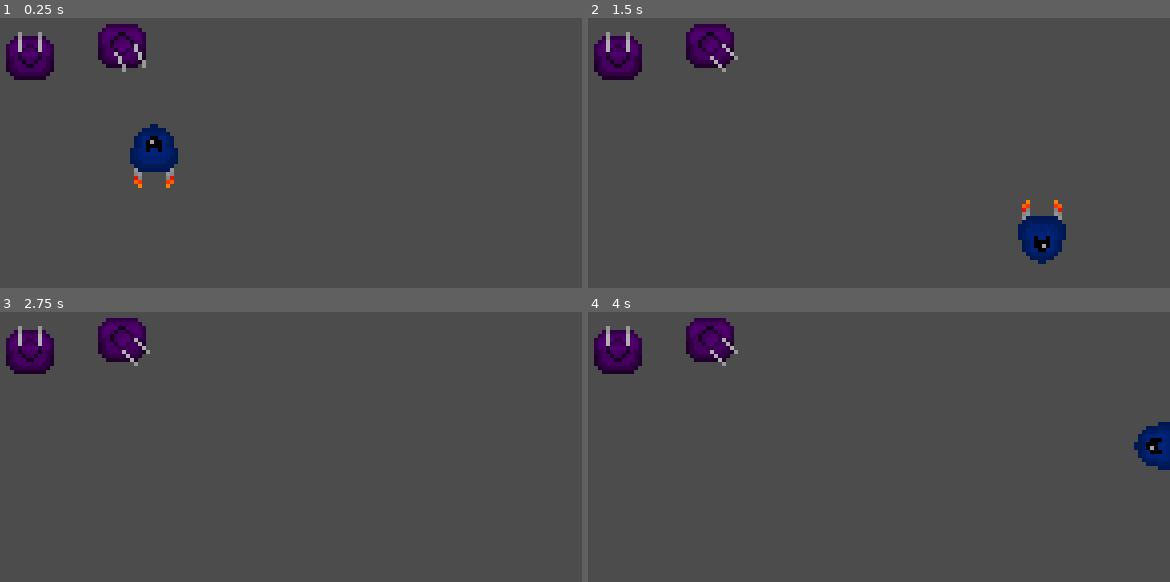
Above: before the commit, frames 1-4 (two rows, left to right).
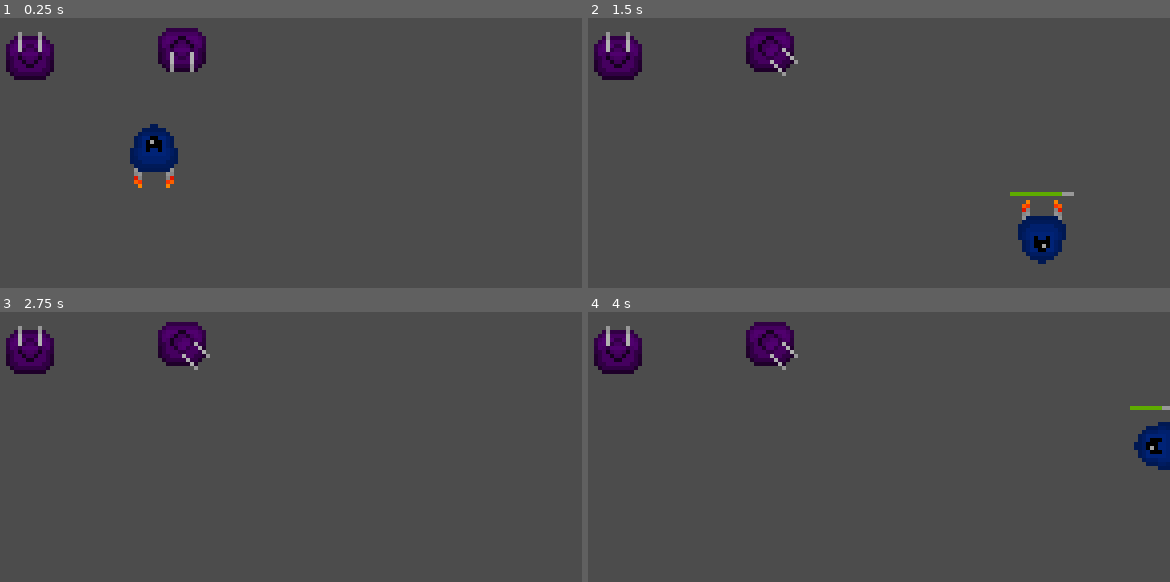
Above: after the commit, the same moments.

Repository: horenso/DefenseGame
Game: Godot game, scene res://Tests/Follow_movment.tscn
The game is run twice, just before and just after one commit, with the same random seed, the same clock (stepped at 60 frames per second) and the same inputs.
Inputs:
- Up to frame 1 (0.25 s): no input
- Up to frame 2 (1.5 s): hold Right (ui_right) 0.53-1.28 s; tap Y (Y) at 0.6, 1.35 s; hold Down (ui_down) from 1.28 s (still down)
- Up to frame 3 (2.75 s): tap Enter at 2 s; release Down (ui_down) at 2.03 s; hold Right (ui_right) from 2.03 s (still down); tap Y (Y) at 2.1 s
- Up to frame 4 (4 s): tap Space at 2.75 s; release Right (ui_right) at 2.78 s; hold Up (ui_up) 2.78-3.53 s; tap Y (Y) at 2.85, 3.6 s; tap Enter at 3.5 s; hold Left (ui_left) from 3.53 s (still down)

The runs differ from the first frame. In frame 1, 2.5% of the frame differs, in the area x 16-36%, y 2-20%; in frame 2, 2.6%, in the area x 16-84%, y 2-66%; in frame 3, 2.5%; in frame 4, 2.6%.

Commit message:
Healthbar works again

Diff:
--- a/Scenes/Enemy.tscn
+++ b/Scenes/Enemy.tscn
@@ -1,7 +1,8 @@
-[gd_scene load_steps=6 format=2]
+[gd_scene load_steps=7 format=2]
 
 [ext_resource path="res://Scripts/Enemy.gd" type="Script" id=1]
-[ext_resource path="res://Art/Enemies/Rocketship.png" type="Texture" id=2]
+[ext_resource path="res://Scenes/Enemy_Healthbar.tscn" type="PackedScene" id=2]
+[ext_resource path="res://Art/Enemies/Rocketship.png" type="Texture" id=3]
 
 [sub_resource type="CapsuleShape2D" id=1]
 radius = 6.0
@@ -42,16 +43,22 @@
 collision_layer = 2
 collision_mask = 0
 script = ExtResource( 1 )
+__meta__ = {
+"_edit_group_": true
+}
+
+[node name="Healthbar" parent="." instance=ExtResource( 2 )]
 
 [node name="CollisionShape2D" type="CollisionShape2D" parent="."]
 shape = SubResource( 1 )
 
 [node name="Rocketship" type="Sprite" parent="."]
 position = Vector2( 0, 0.2 )
-texture = ExtResource( 2 )
+texture = ExtResource( 3 )
 hframes = 3
 frame = 1
 
 [node name="AnimationPlayer" type="AnimationPlayer" parent="Rocketship"]
 anims/Idle = SubResource( 2 )
 anims/fire = SubResource( 3 )
+[connection signal="health_changed" from="." to="Healthbar" method="_update_healthbar"]
--- /dev/null
+++ b/Scenes/Enemy_Healthbar.tscn
@@ -0,0 +1,18 @@
+[gd_scene load_steps=4 format=2]
+
+[ext_resource path="res://Scripts/Enemy_Healthbar.gd" type="Script" id=1]
+[ext_resource path="res://Art/Enemies/Progressbar_empty.png" type="Texture" id=2]
+[ext_resource path="res://Art/Enemies/Progressbar_full.png" type="Texture" id=3]
+
+[node name="Enemy_Healthbar" type="Node2D"]
+script = ExtResource( 1 )
+
+[node name="ProgressBar" type="TextureProgress" parent="."]
+anchor_left = 0.5
+anchor_right = 0.5
+margin_left = -8.0
+margin_top = -10.0
+margin_right = 8.0
+margin_bottom = -9.0
+texture_under = ExtResource( 2 )
+texture_progress = ExtResource( 3 )
--- a/Scenes/Tower.tscn
+++ b/Scenes/Tower.tscn
@@ -16,6 +16,7 @@
 hframes = 3
 
 [node name="Top_Center" type="Position2D" parent="."]
+editor/display_folded = true
 position = Vector2( 0, -1 )
 
 [node name="Muzzle" type="RayCast2D" parent="Top_Center"]
@@ -33,6 +34,7 @@
 margin_bottom = 22.8527
 
 [node name="Range" type="Area2D" parent="."]
+editor/display_folded = true
 position = Vector2( 0, -1 )
 input_pickable = false
 collision_layer = 0
--- a/Scripts/Enemy.gd
+++ b/Scripts/Enemy.gd
@@ -1,4 +1,7 @@
 extends Node2D
+
+signal died
+signal health_changed
 
 # core attributes
 var SPEED = 100
@@ -14,6 +17,23 @@
 	animation_player.play("Idle")
 
 func _process(delta):
+	test_healthbar()
+	test_movement(delta)
+
+func lose_health(health):
+	LIFE -= health
+	print(LIFE)
+	if LIFE > 0:
+		emit_signal("health_changed", LIFE)
+	else:
+		emit_signal("died", self)
+
+func test_healthbar():
+	if Input.is_action_just_released("Y"):
+		lose_health(10)
+		print("LIFE DEDUCTED")
+
+func test_movement(delta):
 	has_moved = false
 	if Input.is_action_pressed("ui_left"):
 		animation_player.play("fire")
--- /dev/null
+++ b/Scripts/Enemy_Healthbar.gd
@@ -0,0 +1,13 @@
+extends Node2D
+
+func _ready():
+	$ProgressBar.value = 100
+	$ProgressBar.visible = false
+
+func _process(delta):
+	global_rotation = 0
+
+func _update_healthbar(health):
+	print("got signal")
+	$ProgressBar.visible = true
+	$ProgressBar.value = health
--- /dev/null
+++ b/Scripts/Follow_movment.gd
@@ -0,0 +1,8 @@
+extends Node2D
+
+func _ready():
+	pass # Replace with function body.
+
+
+func _on_Enemy_died(enemy):
+	enemy.queue_free()
--- a/Tests/Follow_movment.tscn
+++ b/Tests/Follow_movment.tscn
@@ -1,16 +1,19 @@
-[gd_scene load_steps=3 format=2]
+[gd_scene load_steps=4 format=2]
 
-[ext_resource path="res://Scenes/Enemy.tscn" type="PackedScene" id=1]
-[ext_resource path="res://Scenes/Tower.tscn" type="PackedScene" id=2]
+[ext_resource path="res://Scripts/Follow_movment.gd" type="Script" id=1]
+[ext_resource path="res://Scenes/Enemy.tscn" type="PackedScene" id=2]
+[ext_resource path="res://Scenes/Tower.tscn" type="PackedScene" id=3]
 
 [node name="Test" type="Node2D"]
+script = ExtResource( 1 )
 
-[node name="Enemy" parent="." instance=ExtResource( 1 )]
+[node name="Enemy" parent="." instance=ExtResource( 2 )]
 position = Vector2( 85.3607, 74.36 )
 scale = Vector2( 1, 1 )
 
-[node name="Tower" parent="." instance=ExtResource( 2 )]
+[node name="Tower" parent="." instance=ExtResource( 3 )]
 position = Vector2( 54.4011, 50.9538 )
 
-[node name="Tower2" parent="." instance=ExtResource( 2 )]
-position = Vector2( 77.0638, 48.3186 )
+[node name="Tower2" parent="." instance=ExtResource( 3 )]
+position = Vector2( 91.7654, 49.1507 )
+[connection signal="died" from="Enemy" to="." method="_on_Enemy_died"]
Binary file added: Art/Enemies/Progressbar_empty.png
Not shown, added: Art/Enemies/Progressbar_empty.png.import
Binary file added: Art/Enemies/Progressbar_full.png
Not shown, added: Art/Enemies/Progressbar_full.png.import
